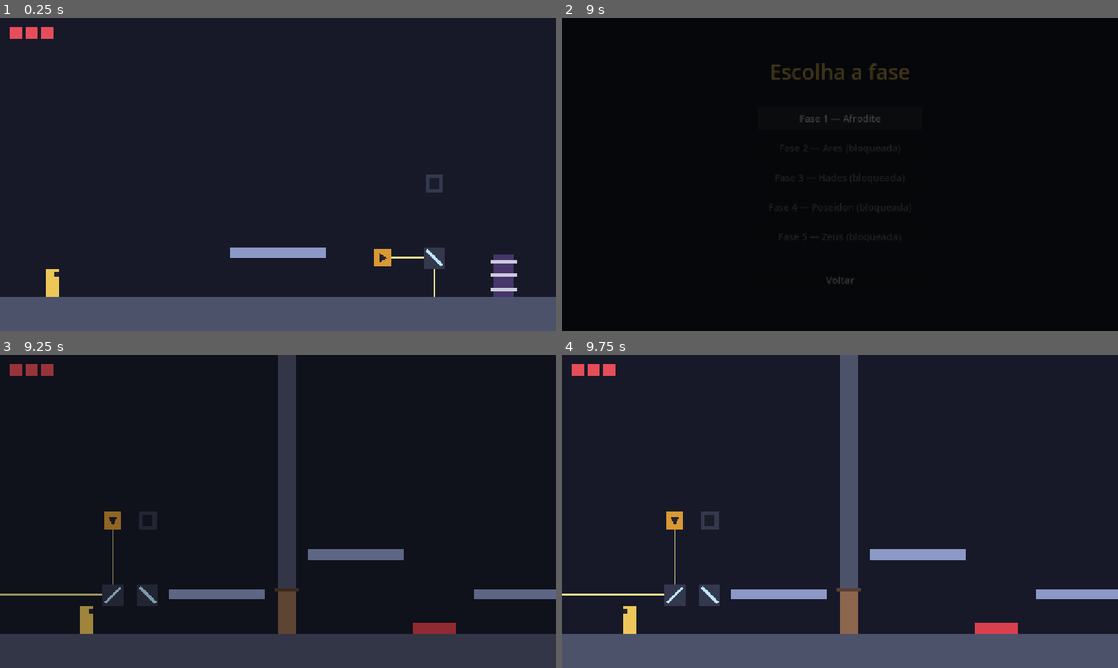
Above: before the commit, frames 1-4 (two rows, left to right).
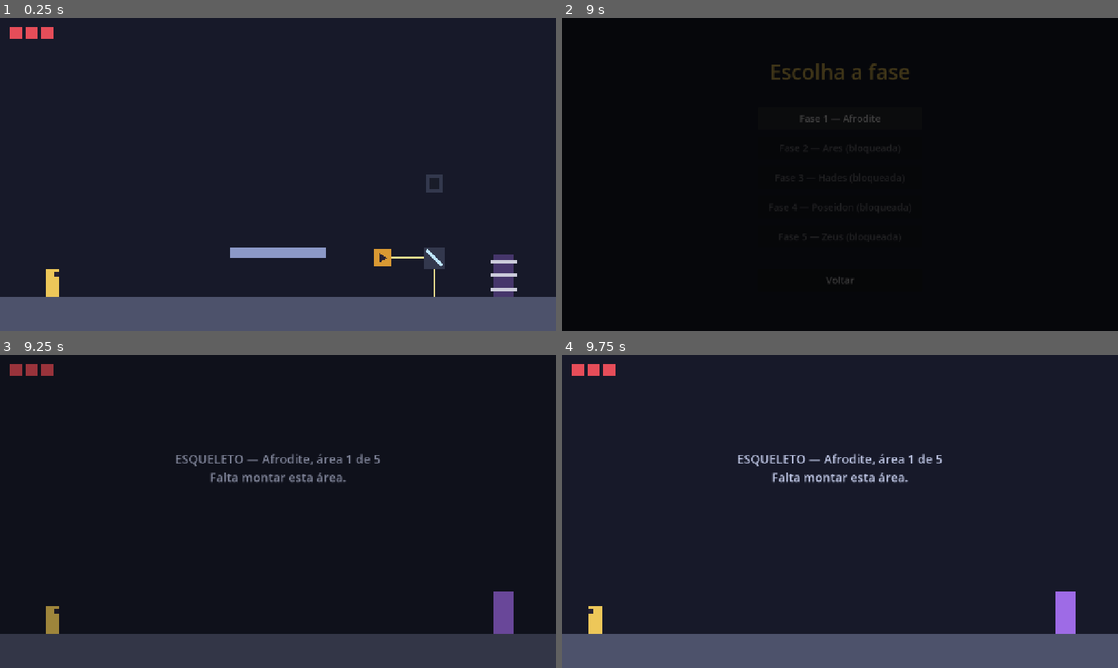
Above: after the commit, the same moments.

Repository: PedroBrassi/ascensao-ao-olimpo
Game: Godot game, scene res://cenas/fases/teste/area_teste_2.tscn
The game is run twice, just before and just after one commit, with the same random seed, the same clock (stepped at 60 frames per second) and the same inputs. This scene is started directly instead of the project's main scene.
Inputs:
- Up to frame 1 (0.25 s): no input
- Up to frame 2 (9 s): tap Enter at 0.5 s; hold D (mover_direita) 0.53-2.03 s; tap E (interagir) every 0.75 s from 0.6 to 8.1 s; tap Space (pular) at 0.77, 1.52, 3.02, 3.77, 4.52, 6.02, 6.77, 7.52 s; hold A (mover_esquerda) 2.03-4.28 s; hold D (mover_direita) 4.28-8.03 s; hold A (mover_esquerda) 8.03-8.75 s; click "Fase 1 — Afrodite" at 8.75 s
- Up to frame 3 (9.25 s): no input
- Up to frame 4 (9.75 s): hold A (mover_esquerda) from 9.53 s (still down); tap E (interagir) at 9.6 s

Frames 1-2 are identical in both runs. In frame 3, 6.6% of the frame differs, in the area x 0-100%, y 0-90%; in frame 4, 7.3%.

Commit message:
Etapa 4: áreas por fase, cinco áreas de Afrodite como esqueleto

Diff:
--- /dev/null
+++ b/cenas/fases/fase_1_afrodite/area_1.tscn
@@ -0,0 +1,82 @@
+[gd_scene format=3 uid="uid://5oipwoxvpikq"]
+
+[ext_resource type="Script" uid="uid://duc02wmwkk3ha" path="res://scripts/fases/area_de_jogo.gd" id="1_capti"]
+[ext_resource type="PackedScene" uid="uid://dvkyqfj5qsk48" path="res://cenas/jogador/jogador.tscn" id="2_ifgkq"]
+[ext_resource type="PackedScene" uid="uid://bursfnq7bb2ou" path="res://cenas/objetos/portal.tscn" id="3_154ne"]
+[ext_resource type="PackedScene" uid="uid://drr1bwuq40ng6" path="res://cenas/ui/hud.tscn" id="4_2403b"]
+
+[sub_resource type="RectangleShape2D" id="RectangleShape2D_ckxvh"]
+size = Vector2(1280, 80)
+
+[sub_resource type="RectangleShape2D" id="RectangleShape2D_naike"]
+size = Vector2(40, 720)
+
+[sub_resource type="RectangleShape2D" id="RectangleShape2D_0gdd4"]
+size = Vector2(40, 720)
+
+[node name="AfroditeArea1" type="Node2D" unique_id=1535912662]
+script = ExtResource("1_capti")
+fase = 1
+area = 1
+limites_da_camera = Rect2i(0, 0, 1280, 720)
+
+[node name="Chao" type="StaticBody2D" parent="." unique_id=1623646977]
+position = Vector2(640, 680)
+
+[node name="Colisao" type="CollisionShape2D" parent="Chao" unique_id=891358060]
+shape = SubResource("RectangleShape2D_ckxvh")
+
+[node name="Visual" type="ColorRect" parent="Chao" unique_id=137064028]
+offset_left = -640.0
+offset_top = -40.0
+offset_right = 640.0
+offset_bottom = 40.0
+mouse_filter = 2
+color = Color(0.3, 0.32, 0.42, 1)
+
+[node name="ParedeEsquerda" type="StaticBody2D" parent="." unique_id=375005332]
+position = Vector2(-20, 360)
+
+[node name="Colisao" type="CollisionShape2D" parent="ParedeEsquerda" unique_id=404649810]
+shape = SubResource("RectangleShape2D_naike")
+
+[node name="Visual" type="ColorRect" parent="ParedeEsquerda" unique_id=956163344]
+offset_left = -20.0
+offset_top = -360.0
+offset_right = 20.0
+offset_bottom = 360.0
+mouse_filter = 2
+color = Color(0.3, 0.32, 0.42, 1)
+
+[node name="ParedeDireita" type="StaticBody2D" parent="." unique_id=963999277]
+position = Vector2(1300, 360)
+
+[node name="Colisao" type="CollisionShape2D" parent="ParedeDireita" unique_id=1151807166]
+shape = SubResource("RectangleShape2D_0gdd4")
+
+[node name="Visual" type="ColorRect" parent="ParedeDireita" unique_id=752872604]
+offset_left = -20.0
+offset_top = -360.0
+offset_right = 20.0
+offset_bottom = 360.0
+mouse_filter = 2
+color = Color(0.3, 0.32, 0.42, 1)
+
+[node name="Aviso" type="Label" parent="." unique_id=1648175453]
+offset_top = 220.0
+offset_right = 1280.0
+offset_bottom = 310.0
+theme_override_colors/font_color = Color(0.75, 0.78, 0.9, 1)
+theme_override_font_sizes/font_size = 28
+text = "ESQUELETO — Afrodite, área 1 de 5
+Falta montar esta área."
+horizontal_alignment = 1
+
+[node name="Jogador" parent="." unique_id=1220948030 instance=ExtResource("2_ifgkq")]
+position = Vector2(120, 640)
+
+[node name="Portal" parent="." unique_id=1616764863 instance=ExtResource("3_154ne")]
+position = Vector2(1160, 640)
+proxima_cena = "res://cenas/fases/fase_1_afrodite/area_2.tscn"
+
+[node name="Hud" parent="." unique_id=1952125550 instance=ExtResource("4_2403b")]
--- /dev/null
+++ b/cenas/fases/fase_1_afrodite/area_2.tscn
@@ -0,0 +1,82 @@
+[gd_scene format=3 uid="uid://cjkbioxru1lty"]
+
+[ext_resource type="Script" uid="uid://duc02wmwkk3ha" path="res://scripts/fases/area_de_jogo.gd" id="1_ha7t5"]
+[ext_resource type="PackedScene" uid="uid://dvkyqfj5qsk48" path="res://cenas/jogador/jogador.tscn" id="2_84o3d"]
+[ext_resource type="PackedScene" uid="uid://bursfnq7bb2ou" path="res://cenas/objetos/portal.tscn" id="3_i8rmk"]
+[ext_resource type="PackedScene" uid="uid://drr1bwuq40ng6" path="res://cenas/ui/hud.tscn" id="4_8dmje"]
+
+[sub_resource type="RectangleShape2D" id="RectangleShape2D_05jic"]
+size = Vector2(1280, 80)
+
+[sub_resource type="RectangleShape2D" id="RectangleShape2D_8a4hx"]
+size = Vector2(40, 720)
+
+[sub_resource type="RectangleShape2D" id="RectangleShape2D_sqb0s"]
+size = Vector2(40, 720)
+
+[node name="AfroditeArea2" type="Node2D" unique_id=647888410]
+script = ExtResource("1_ha7t5")
+fase = 1
+area = 2
+limites_da_camera = Rect2i(0, 0, 1280, 720)
+
+[node name="Chao" type="StaticBody2D" parent="." unique_id=57599532]
+position = Vector2(640, 680)
+
+[node name="Colisao" type="CollisionShape2D" parent="Chao" unique_id=2117297250]
+shape = SubResource("RectangleShape2D_05jic")
+
+[node name="Visual" type="ColorRect" parent="Chao" unique_id=1163438084]
+offset_left = -640.0
+offset_top = -40.0
+offset_right = 640.0
+offset_bottom = 40.0
+mouse_filter = 2
+color = Color(0.3, 0.32, 0.42, 1)
+
+[node name="ParedeEsquerda" type="StaticBody2D" parent="." unique_id=725576348]
+position = Vector2(-20, 360)
+
+[node name="Colisao" type="CollisionShape2D" parent="ParedeEsquerda" unique_id=240157965]
+shape = SubResource("RectangleShape2D_8a4hx")
+
+[node name="Visual" type="ColorRect" parent="ParedeEsquerda" unique_id=709476032]
+offset_left = -20.0
+offset_top = -360.0
+offset_right = 20.0
+offset_bottom = 360.0
+mouse_filter = 2
+color = Color(0.3, 0.32, 0.42, 1)
+
+[node name="ParedeDireita" type="StaticBody2D" parent="." unique_id=266947798]
+position = Vector2(1300, 360)
+
+[node name="Colisao" type="CollisionShape2D" parent="ParedeDireita" unique_id=526488717]
+shape = SubResource("RectangleShape2D_sqb0s")
+
+[node name="Visual" type="ColorRect" parent="ParedeDireita" unique_id=1628613587]
+offset_left = -20.0
+offset_top = -360.0
+offset_right = 20.0
+offset_bottom = 360.0
+mouse_filter = 2
+color = Color(0.3, 0.32, 0.42, 1)
+
+[node name="Aviso" type="Label" parent="." unique_id=252551933]
+offset_top = 220.0
+offset_right = 1280.0
+offset_bottom = 310.0
+theme_override_colors/font_color = Color(0.75, 0.78, 0.9, 1)
+theme_override_font_sizes/font_size = 28
+text = "ESQUELETO — Afrodite, área 2 de 5
+Falta montar esta área."
+horizontal_alignment = 1
+
+[node name="Jogador" parent="." unique_id=1220948030 instance=ExtResource("2_84o3d")]
+position = Vector2(120, 640)
+
+[node name="Portal" parent="." unique_id=1616764863 instance=ExtResource("3_i8rmk")]
+position = Vector2(1160, 640)
+proxima_cena = "res://cenas/fases/fase_1_afrodite/area_3.tscn"
+
+[node name="Hud" parent="." unique_id=1952125550 instance=ExtResource("4_8dmje")]
--- /dev/null
+++ b/cenas/fases/fase_1_afrodite/area_3.tscn
@@ -0,0 +1,82 @@
+[gd_scene format=3 uid="uid://c6axc1p8n8io1"]
+
+[ext_resource type="Script" uid="uid://duc02wmwkk3ha" path="res://scripts/fases/area_de_jogo.gd" id="1_2aiy7"]
+[ext_resource type="PackedScene" uid="uid://dvkyqfj5qsk48" path="res://cenas/jogador/jogador.tscn" id="2_rmpkr"]
+[ext_resource type="PackedScene" uid="uid://bursfnq7bb2ou" path="res://cenas/objetos/portal.tscn" id="3_cyw3n"]
+[ext_resource type="PackedScene" uid="uid://drr1bwuq40ng6" path="res://cenas/ui/hud.tscn" id="4_duvkf"]
+
+[sub_resource type="RectangleShape2D" id="RectangleShape2D_v14c5"]
+size = Vector2(1280, 80)
+
+[sub_resource type="RectangleShape2D" id="RectangleShape2D_au2dq"]
+size = Vector2(40, 720)
+
+[sub_resource type="RectangleShape2D" id="RectangleShape2D_o2eeg"]
+size = Vector2(40, 720)
+
+[node name="AfroditeArea3" type="Node2D" unique_id=1525553031]
+script = ExtResource("1_2aiy7")
+fase = 1
+area = 3
+limites_da_camera = Rect2i(0, 0, 1280, 720)
+
+[node name="Chao" type="StaticBody2D" parent="." unique_id=2123605554]
+position = Vector2(640, 680)
+
+[node name="Colisao" type="CollisionShape2D" parent="Chao" unique_id=1797508956]
+shape = SubResource("RectangleShape2D_v14c5")
+
+[node name="Visual" type="ColorRect" parent="Chao" unique_id=889631764]
+offset_left = -640.0
+offset_top = -40.0
+offset_right = 640.0
+offset_bottom = 40.0
+mouse_filter = 2
+color = Color(0.3, 0.32, 0.42, 1)
+
+[node name="ParedeEsquerda" type="StaticBody2D" parent="." unique_id=1802111690]
+position = Vector2(-20, 360)
+
+[node name="Colisao" type="CollisionShape2D" parent="ParedeEsquerda" unique_id=1460598790]
+shape = SubResource("RectangleShape2D_au2dq")
+
+[node name="Visual" type="ColorRect" parent="ParedeEsquerda" unique_id=351473605]
+offset_left = -20.0
+offset_top = -360.0
+offset_right = 20.0
+offset_bottom = 360.0
+mouse_filter = 2
+color = Color(0.3, 0.32, 0.42, 1)
+
+[node name="ParedeDireita" type="StaticBody2D" parent="." unique_id=255217076]
+position = Vector2(1300, 360)
+
+[node name="Colisao" type="CollisionShape2D" parent="ParedeDireita" unique_id=1071032113]
+shape = SubResource("RectangleShape2D_o2eeg")
+
+[node name="Visual" type="ColorRect" parent="ParedeDireita" unique_id=1331291008]
+offset_left = -20.0
+offset_top = -360.0
+offset_right = 20.0
+offset_bottom = 360.0
+mouse_filter = 2
+color = Color(0.3, 0.32, 0.42, 1)
+
+[node name="Aviso" type="Label" parent="." unique_id=1947207549]
+offset_top = 220.0
+offset_right = 1280.0
+offset_bottom = 310.0
+theme_override_colors/font_color = Color(0.75, 0.78, 0.9, 1)
+theme_override_font_sizes/font_size = 28
+text = "ESQUELETO — Afrodite, área 3 de 5
+Falta montar esta área."
+horizontal_alignment = 1
+
+[node name="Jogador" parent="." unique_id=1220948030 instance=ExtResource("2_rmpkr")]
+position = Vector2(120, 640)
+
+[node name="Portal" parent="." unique_id=1616764863 instance=ExtResource("3_cyw3n")]
+position = Vector2(1160, 640)
+proxima_cena = "res://cenas/fases/fase_1_afrodite/area_4.tscn"
+
+[node name="Hud" parent="." unique_id=1952125550 instance=ExtResource("4_duvkf")]
--- /dev/null
+++ b/cenas/fases/fase_1_afrodite/area_4.tscn
@@ -0,0 +1,82 @@
+[gd_scene format=3 uid="uid://baywt0k10vh20"]
+
+[ext_resource type="Script" uid="uid://duc02wmwkk3ha" path="res://scripts/fases/area_de_jogo.gd" id="1_83hr8"]
+[ext_resource type="PackedScene" uid="uid://dvkyqfj5qsk48" path="res://cenas/jogador/jogador.tscn" id="2_3kp00"]
+[ext_resource type="PackedScene" uid="uid://bursfnq7bb2ou" path="res://cenas/objetos/portal.tscn" id="3_oqg48"]
+[ext_resource type="PackedScene" uid="uid://drr1bwuq40ng6" path="res://cenas/ui/hud.tscn" id="4_wdlb4"]
+
+[sub_resource type="RectangleShape2D" id="RectangleShape2D_6e2ey"]
+size = Vector2(1280, 80)
+
+[sub_resource type="RectangleShape2D" id="RectangleShape2D_ojj4t"]
+size = Vector2(40, 720)
+
+[sub_resource type="RectangleShape2D" id="RectangleShape2D_u7wtb"]
+size = Vector2(40, 720)
+
+[node name="AfroditeArea4" type="Node2D" unique_id=488899592]
+script = ExtResource("1_83hr8")
+fase = 1
+area = 4
+limites_da_camera = Rect2i(0, 0, 1280, 720)
+
+[node name="Chao" type="StaticBody2D" parent="." unique_id=100435497]
+position = Vector2(640, 680)
+
+[node name="Colisao" type="CollisionShape2D" parent="Chao" unique_id=2118158174]
+shape = SubResource("RectangleShape2D_6e2ey")
+
+[node name="Visual" type="ColorRect" parent="Chao" unique_id=1640039330]
+offset_left = -640.0
+offset_top = -40.0
+offset_right = 640.0
+offset_bottom = 40.0
+mouse_filter = 2
+color = Color(0.3, 0.32, 0.42, 1)
+
+[node name="ParedeEsquerda" type="StaticBody2D" parent="." unique_id=735836164]
+position = Vector2(-20, 360)
+
+[node name="Colisao" type="CollisionShape2D" parent="ParedeEsquerda" unique_id=396771257]
+shape = SubResource("RectangleShape2D_ojj4t")
+
+[node name="Visual" type="ColorRect" parent="ParedeEsquerda" unique_id=679129955]
+offset_left = -20.0
+offset_top = -360.0
+offset_right = 20.0
+offset_bottom = 360.0
+mouse_filter = 2
+color = Color(0.3, 0.32, 0.42, 1)
+
+[node name="ParedeDireita" type="StaticBody2D" parent="." unique_id=1464665037]
+position = Vector2(1300, 360)
+
+[node name="Colisao" type="CollisionShape2D" parent="ParedeDireita" unique_id=1020362076]
+shape = SubResource("RectangleShape2D_u7wtb")
+
+[node name="Visual" type="ColorRect" parent="ParedeDireita" unique_id=2100719554]
+offset_left = -20.0
+offset_top = -360.0
+offset_right = 20.0
+offset_bottom = 360.0
+mouse_filter = 2
+color = Color(0.3, 0.32, 0.42, 1)
+
+[node name="Aviso" type="Label" parent="." unique_id=1581049858]
+offset_top = 220.0
+offset_right = 1280.0
+offset_bottom = 310.0
+theme_override_colors/font_color = Color(0.75, 0.78, 0.9, 1)
+theme_override_font_sizes/font_size = 28
+text = "ESQUELETO — Afrodite, área 4 de 5
+Falta montar esta área."
+horizontal_alignment = 1
+
+[node name="Jogador" parent="." unique_id=1220948030 instance=ExtResource("2_3kp00")]
+position = Vector2(120, 640)
+
+[node name="Portal" parent="." unique_id=1616764863 instance=ExtResource("3_oqg48")]
+position = Vector2(1160, 640)
+proxima_cena = "res://cenas/fases/fase_1_afrodite/area_5.tscn"
+
+[node name="Hud" parent="." unique_id=1952125550 instance=ExtResource("4_wdlb4")]
--- /dev/null
+++ b/cenas/fases/fase_1_afrodite/area_5.tscn
@@ -0,0 +1,82 @@
+[gd_scene format=3 uid="uid://nvx08dclt1fv"]
+
+[ext_resource type="Script" uid="uid://duc02wmwkk3ha" path="res://scripts/fases/area_de_jogo.gd" id="1_n45fd"]
+[ext_resource type="PackedScene" uid="uid://dvkyqfj5qsk48" path="res://cenas/jogador/jogador.tscn" id="2_kluq7"]
+[ext_resource type="PackedScene" uid="uid://bursfnq7bb2ou" path="res://cenas/objetos/portal.tscn" id="3_vw87u"]
+[ext_resource type="PackedScene" uid="uid://drr1bwuq40ng6" path="res://cenas/ui/hud.tscn" id="4_5ktak"]
+
+[sub_resource type="RectangleShape2D" id="RectangleShape2D_wwvtl"]
+size = Vector2(1280, 80)
+
+[sub_resource type="RectangleShape2D" id="RectangleShape2D_ek101"]
+size = Vector2(40, 720)
+
+[sub_resource type="RectangleShape2D" id="RectangleShape2D_jiygp"]
+size = Vector2(40, 720)
+
+[node name="AfroditeArea5" type="Node2D" unique_id=21341600]
+script = ExtResource("1_n45fd")
+fase = 1
+area = 5
+limites_da_camera = Rect2i(0, 0, 1280, 720)
+
+[node name="Chao" type="StaticBody2D" parent="." unique_id=569721688]
+position = Vector2(640, 680)
+
+[node name="Colisao" type="CollisionShape2D" parent="Chao" unique_id=1159347714]
+shape = SubResource("RectangleShape2D_wwvtl")
+
+[node name="Visual" type="ColorRect" parent="Chao" unique_id=1450985657]
+offset_left = -640.0
+offset_top = -40.0
+offset_right = 640.0
+offset_bottom = 40.0
+mouse_filter = 2
+color = Color(0.3, 0.32, 0.42, 1)
+
+[node name="ParedeEsquerda" type="StaticBody2D" parent="." unique_id=1351574648]
+position = Vector2(-20, 360)
+
+[node name="Colisao" type="CollisionShape2D" parent="ParedeEsquerda" unique_id=594578360]
+shape = SubResource("RectangleShape2D_ek101")
+
+[node name="Visual" type="ColorRect" parent="ParedeEsquerda" unique_id=393073877]
+offset_left = -20.0
+offset_top = -360.0
+offset_right = 20.0
+offset_bottom = 360.0
+mouse_filter = 2
+color = Color(0.3, 0.32, 0.42, 1)
+
+[node name="ParedeDireita" type="StaticBody2D" parent="." unique_id=1970078292]
+position = Vector2(1300, 360)
+
+[node name="Colisao" type="CollisionShape2D" parent="ParedeDireita" unique_id=2140470619]
+shape = SubResource("RectangleShape2D_jiygp")
+
+[node name="Visual" type="ColorRect" parent="ParedeDireita" unique_id=1724964989]
+offset_left = -20.0
+offset_top = -360.0
+offset_right = 20.0
+offset_bottom = 360.0
+mouse_filter = 2
+color = Color(0.3, 0.32, 0.42, 1)
+
+[node name="Aviso" type="Label" parent="." unique_id=1749478611]
+offset_top = 220.0
+offset_right = 1280.0
+offset_bottom = 310.0
+theme_override_colors/font_color = Color(0.75, 0.78, 0.9, 1)
+theme_override_font_sizes/font_size = 28
+text = "ESQUELETO — Afrodite, área 5 de 5
+Falta montar esta área."
+horizontal_alignment = 1
+
+[node name="Jogador" parent="." unique_id=1220948030 instance=ExtResource("2_kluq7")]
+position = Vector2(120, 640)
+
+[node name="Portal" parent="." unique_id=1616764863 instance=ExtResource("3_vw87u")]
+position = Vector2(1160, 640)
+proxima_cena = "res://cenas/ui/selecao_de_fase.tscn"
+
+[node name="Hud" parent="." unique_id=1952125550 instance=ExtResource("4_5ktak")]
--- a/cenas/fases/teste/area_teste.tscn
+++ b/cenas/fases/teste/area_teste.tscn
@@ -41,8 +41,6 @@
 
 [node name="AreaTeste" type="Node2D" unique_id=2017880410]
 script = ExtResource("1_rqe2n")
-fase = 1
-area = 1
 
 [node name="Chao" type="StaticBody2D" parent="." unique_id=1205021038]
 position = Vector2(850, 680)
--- a/cenas/fases/teste/area_teste_2.tscn
+++ b/cenas/fases/teste/area_teste_2.tscn
@@ -22,8 +22,6 @@
 
 [node name="AreaTeste2" type="Node2D" unique_id=1548026913]
 script = ExtResource("1_e7jix")
-fase = 1
-area = 2
 limites_da_camera = Rect2i(0, 0, 1280, 720)
 
 [node name="Chao" type="StaticBody2D" parent="." unique_id=848754975]
--- a/scripts/fases/area_de_jogo.gd
+++ b/scripts/fases/area_de_jogo.gd
@@ -5,13 +5,19 @@
 
 ## Fase a que esta área pertence, de 1 a 5. Use 0 para áreas fora das fases.
 @export_range(0, 5) var fase := 0
-## Número da área dentro da fase, 1 ou 2. Use 0 para áreas fora das fases.
-@export_range(0, 2) var area := 0
+## Número da área dentro da fase, a partir de 1. A quantidade de áreas de
+## cada fase está em Progresso.AREAS_POR_FASE. Use 0 para áreas fora das fases.
+@export_range(0, 9) var area := 0
 ## Retângulo da área, em pixels: canto superior esquerdo (x, y) e tamanho (largura, altura).
 @export var limites_da_camera := Rect2i(0, 0, 2560, 720)
 
 
 func _ready() -> void:
+	# Fase e área preenchidas pela metade, ou com um número que a fase não
+	# tem, não contam para o progresso: melhor avisar do que falhar calado.
+	if (fase != 0 or area != 0) and not Progresso.area_existe(fase, area):
+		push_warning("AreaDeJogo: a fase %d não tem a área %d. Esta cena não vai contar para o progresso." % [fase, area])
+
 	var camera := get_viewport().get_camera_2d()
 	if camera == null:
 		push_warning("Nenhuma Camera2D ativa nesta área.")
--- a/scripts/sistemas/progresso.gd
+++ b/scripts/sistemas/progresso.gd
@@ -12,7 +12,10 @@
 signal fase_foi_liberada(fase: int)
 
 const TOTAL_DE_FASES := 5
-const AREAS_POR_FASE := 2
+## Quantidade de áreas de cada fase, na ordem das fases: Afrodite, Ares,
+## Hades, Poseidon e Zeus. Para mudar a quantidade de uma fase, troque o
+## número aqui. Os valores de Ares em diante são provisórios.
+const AREAS_POR_FASE: Array[int] = [5, 2, 2, 2, 2]
 ## "user://" é a pasta de dados do jogo no computador de quem joga.
 const CAMINHO_DO_ARQUIVO := "user://progresso.json"
 
@@ -35,22 +38,41 @@
 	return _chave(fase, area) in areas_concluidas
 
 
+## Quantas áreas a fase tem. Devolve 0 para uma fase que não existe.
+func areas_da_fase(fase: int) -> int:
+	if fase < 1 or fase > TOTAL_DE_FASES or fase > AREAS_POR_FASE.size():
+		return 0
+	return AREAS_POR_FASE[fase - 1]
+
+
+## Diz se a fase existe e tem uma área com esse número.
+func area_existe(fase: int, area: int) -> bool:
+	return area >= 1 and area <= areas_da_fase(fase)
+
+
+## Uma fase está concluída quando todas as áreas dela foram concluídas.
 func fase_esta_concluida(fase: int) -> bool:
-	for area in range(1, AREAS_POR_FASE + 1):
+	if areas_da_fase(fase) == 0:
+		return false
+	for area in range(1, areas_da_fase(fase) + 1):
 		if not area_esta_concluida(fase, area):
 			return false
 	return true
 
 
+## O jogo está concluído quando todas as fases estão concluídas.
 func jogo_esta_concluido() -> bool:
-	return fase_esta_concluida(TOTAL_DE_FASES)
+	for fase in range(1, TOTAL_DE_FASES + 1):
+		if not fase_esta_concluida(fase):
+			return false
+	return true
 
 
 ## Marca uma área como concluída. Se com ela a fase inteira ficou concluída,
 ## libera a fase seguinte. Áreas fora das fases (fase 0) e áreas de fases
 ## ainda bloqueadas são ignoradas.
 func concluir_area(fase: int, area: int) -> void:
-	if not _area_existe(fase, area) or not fase_esta_liberada(fase):
+	if not area_existe(fase, area) or not fase_esta_liberada(fase):
 		return
 	if area_esta_concluida(fase, area):
 		return
@@ -107,10 +129,6 @@
 				areas_concluidas.append(chave)
 
 
-func _area_existe(fase: int, area: int) -> bool:
-	return fase >= 1 and fase <= TOTAL_DE_FASES and area >= 1 and area <= AREAS_POR_FASE
-
-
 func _chave(fase: int, area: int) -> String:
 	return "%d-%d" % [fase, area]
 
@@ -119,4 +137,4 @@
 	var partes := chave.split("-")
 	if partes.size() != 2 or not partes[0].is_valid_int() or not partes[1].is_valid_int():
 		return false
-	return _area_existe(int(partes[0]), int(partes[1]))
+	return area_existe(int(partes[0]), int(partes[1]))
--- a/scripts/ui/selecao_de_fase.gd
+++ b/scripts/ui/selecao_de_fase.gd
@@ -9,7 +9,7 @@
 ## Primeira cena de cada fase, na ordem das fases. Deixe vazio enquanto a
 ## fase não existir: o botão dela fica apagado, com o aviso "em construção".
 @export_file("*.tscn") var cenas_das_fases: Array[String] = [
-	"res://cenas/fases/teste/area_teste.tscn",  # provisório: as áreas de teste fazem o papel da fase 1
+	"res://cenas/fases/fase_1_afrodite/area_1.tscn",
 	"",
 	"",
 	"",
Not shown, changed: CHECK.md
Not shown, changed: DOCUMENTACAO.md
